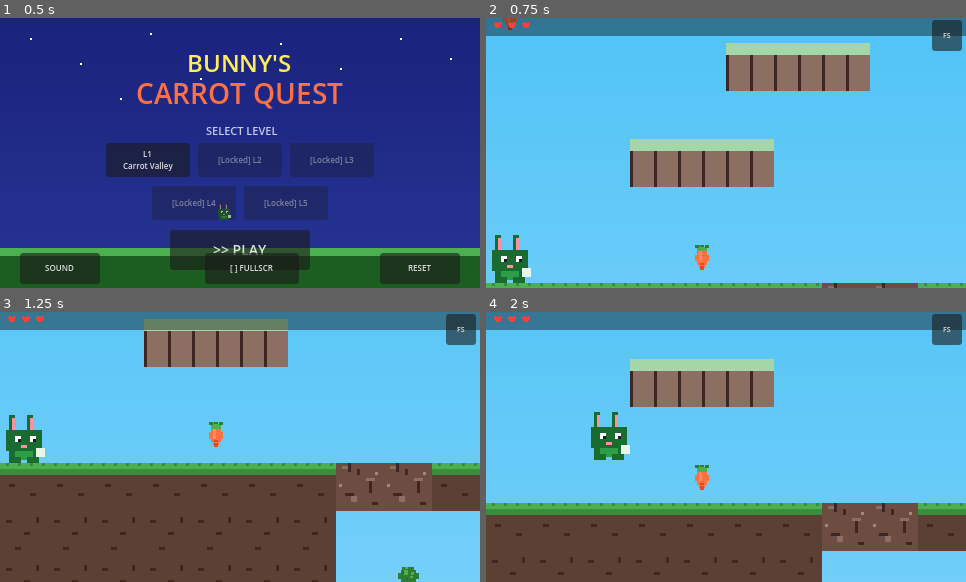
Above: before the commit, frames 1-4 (two rows, left to right).
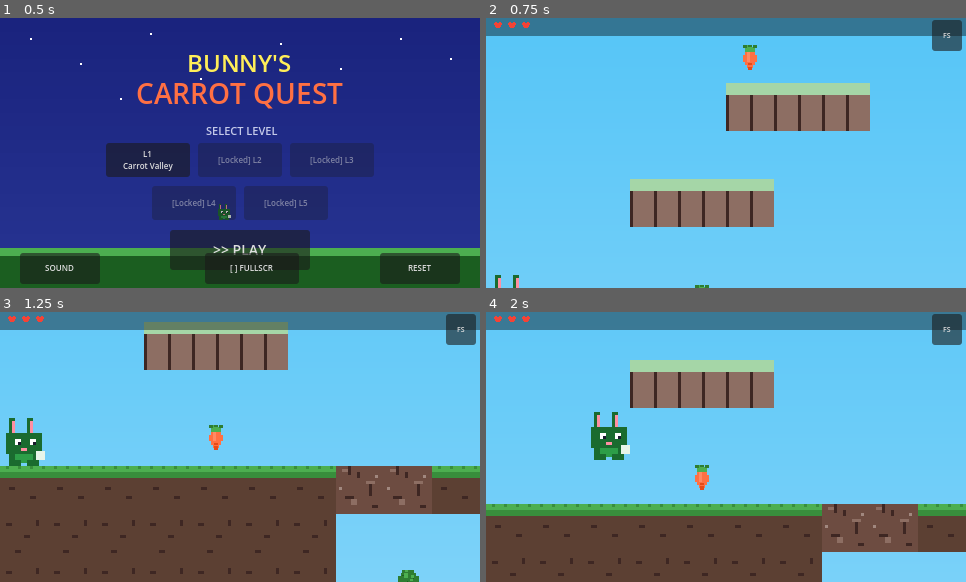
Above: after the commit, the same moments.

Repository: scott-murray/Hem
Game: Godot game, scene res://scenes/boot.tscn
The game is run twice, just before and just after one commit, with the same random seed, the same clock (stepped at 60 frames per second) and the same inputs.
Inputs (mouse positions are in pixels of both pictures, inside the frame that each line leads up to):
- Up to frame 1 (0.5 s): no input
- Up to frame 2 (0.75 s): click ">> PLAY" at 0.5 s
- Up to frame 3 (1.25 s): no input
- Up to frame 4 (2 s): move the mouse to (726, 447) at 1.27 s; hold Right (move_right) from 1.28 s (still down); tap Down (dig) at 1.35 s; click (726, 447) at 1.42 s; tap Space (jump) at 1.52 s

Frame 1 is identical in both runs. In frame 2, 23% of the frame differs, in the area x 0-100%, y 0-100%; in frame 3, 6.9%; in frame 4, 1.9%.
Error in both runs: Trying to assign value of type 'CanvasLayer' to a variable of type 'Control'. (res://scripts/game_controller.gd:28)

Commit message:
fix: level parser strip_edges bug — full level now spawns
Root cause of both reported bugs: LevelParser.parse() called
raw_text.strip_edges() before splitting, which:
  - Removed the leading all-space sky rows (rows shifted up 2)
  - Stripped the first content row's leading spaces (width
    truncated from 30 to 25 columns)

Effects:
  - Right 5 columns of every row never spawned — walking right
    hit a black void ('level not fully built out')
  - Exit carrot at col 28 missing entirely
  - Platforms shifted up 2 rows — right-side carrot became
    unreachable ('suspended in air')

Fix: split first, then only drop trailing empty rows. Also added
explicit types for rows Array handling (PackedStringArray has no
pop_back; untyped Variant access breaks type inference).

Verified: 242 tiles spawn (up from 204), right edge fully rendered.

Co-Authored-By: Claude <noreply@anthropic.com>

Diff:
--- a/godot/scripts/level_parser.gd
+++ b/godot/scripts/level_parser.gd
@@ -38,9 +38,14 @@
 
 
 static func parse(raw_text: String) -> Dictionary:
-	var rows := raw_text.strip_edges().split("\n")
-	var height_tiles := rows.size()
-	var width_tiles := rows[0].length()
+	# IMPORTANT: do NOT strip_edges() the whole string — leading rows of
+	# all-spaces are valid sky and the first content row's leading spaces
+	# are part of the map. Only drop trailing empty rows from the split.
+	var rows: Array = Array(raw_text.split("\n"))
+	while rows.size() > 0 and str(rows[rows.size() - 1]).strip_edges() == "":
+		rows.pop_back()
+	var height_tiles: int = rows.size()
+	var width_tiles: int = str(rows[0]).length()
 	var tiles: Array[Array] = []
 	var specials: Array[Dictionary] = []
 	var bunny_spawn := Vector2(TILE_SIZE * 1.5, TILE_SIZE * 1.5)
@@ -61,15 +66,16 @@
 	for r in height_tiles:
 		var row_arr: Array[String] = []
 		for c in width_tiles:
-			row_arr.append(rows[r][c])
+			row_arr.append(str(rows[r])[c])
 		tiles.append(row_arr)
 
 	# Second pass: collect specials
 	for r in height_tiles:
 		for c in width_tiles:
-			var ch := rows[r].unicode_at(c)
-			var x := c * TILE_SIZE + TILE_SIZE / 2
-			var y := r * TILE_SIZE + TILE_SIZE / 2
+			var row_str: String = str(rows[r])
+			var ch: int = row_str.unicode_at(c)
+			var x: float = c * TILE_SIZE + TILE_SIZE / 2
+			var y: float = r * TILE_SIZE + TILE_SIZE / 2
 
 			match ch:
 				Tile.BUNNY:
Not shown, changed: docs/godot/index.html
Not shown, changed: docs/godot/index.pck
Not shown, changed: docs/godot/index.service.worker.js
